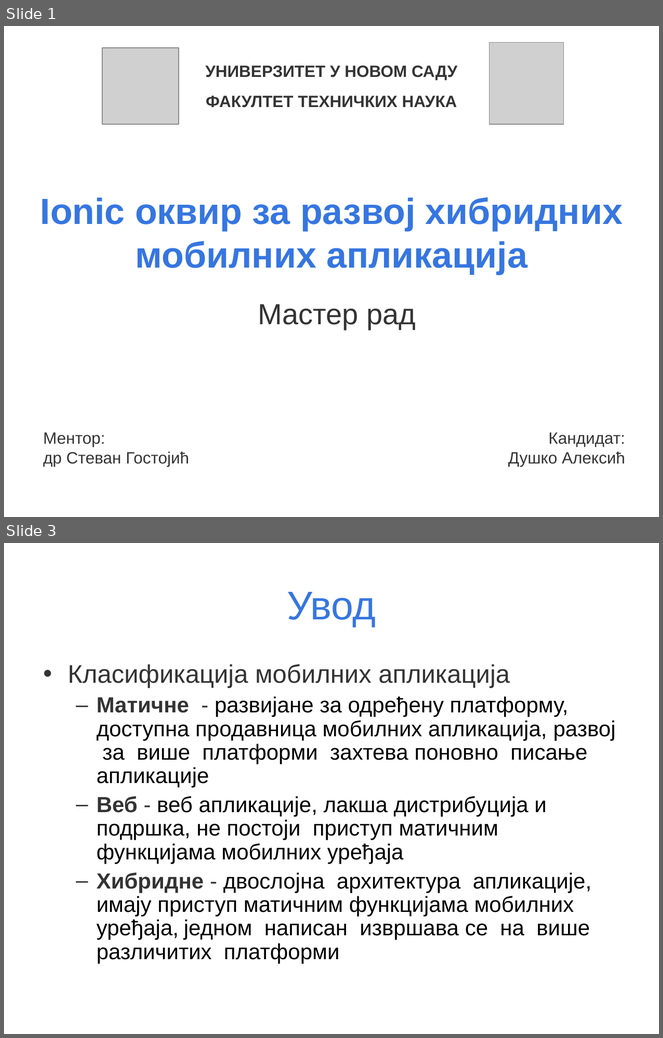
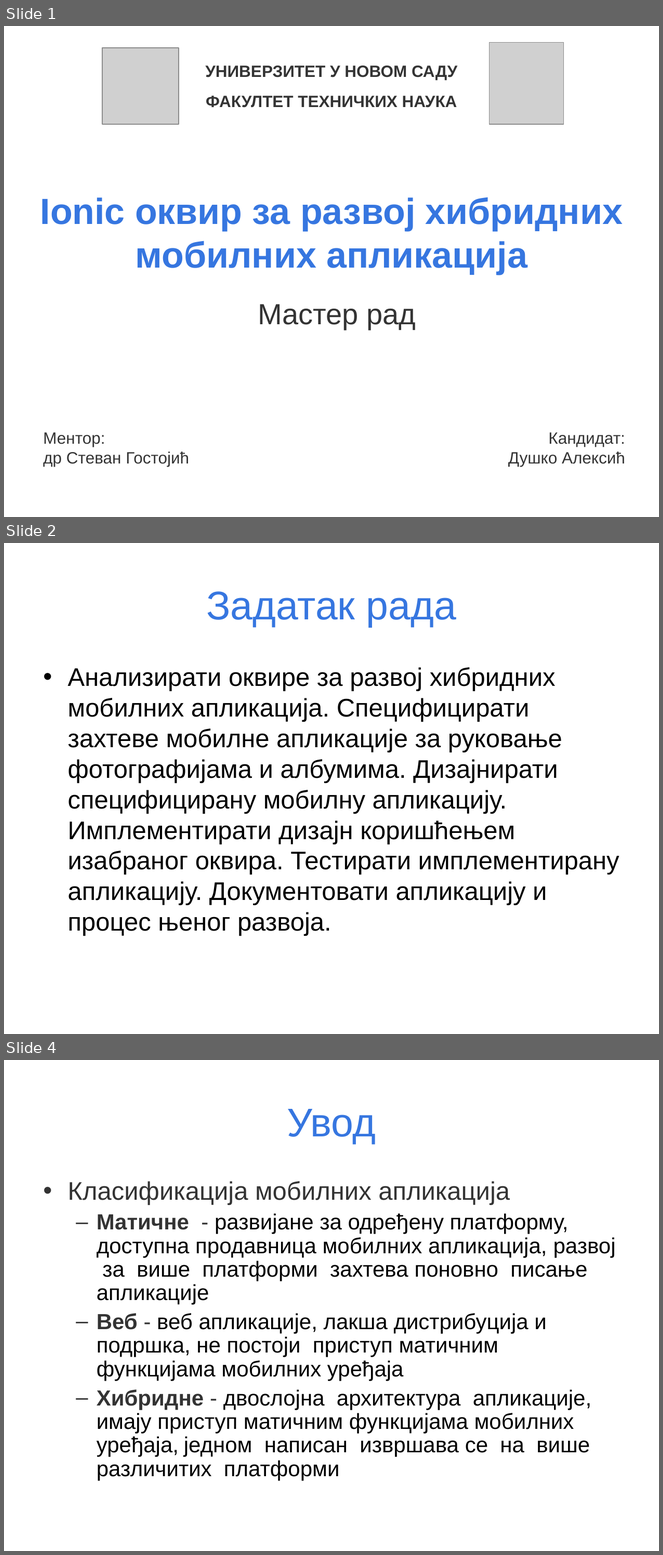
Before and after one commit to daleksic/master, a slide deck: prezentacija/Master rad-Dusko Aleksic.ppt. Shown one above the other, each under a label of ours: slides 1 and 3 before the commit, slides 1, 2 and 4 after it; the slides between them are not shown. The pictures are 663x1038 and 663x1555 pixels, drawn with LibreOffice and Linux fonts; fonts in the diff are those of the drawing; grey boxes stand for pictures. Boxes give left, top, right and bottom in pixels: in the first picture for what was removed or moved away, otherwise in the second. Text is boxed around its words. In the diff, an @@ line names an element or a change of style, - is before the commit and + after.

```diff
--- a/prezentacija/Master rad-Dusko Aleksic.ppt
+++ b/prezentacija/Master rad-Dusko Aleksic.ppt
@@ slide 2 added at (x1=4, y1=543, x2=659, y2=1034), background #FFFFFF @@
@@ title added at (x1=206, y1=591, x2=456, y2=627), 44 pt, text #3676E0 @@
+Задатак рада
@@ text added at (x1=68, y1=667, x2=620, y2=936), 28 pt, text #000000 @@
+• Анализирати оквире за развој хибридних мобилних апликација. Специфицирати захтеве мобилне апликације за руковање фотографијама и албумима. Дизајнирати специфицирану мобилну апликацију. Имплементирати дизајн коришћењем изабраног оквира. Тестирати имплементирану апликацију. Документовати апликацију и процес њеног развоја.
@@ what was slide 3 is now slide 4 @@
```
Also in this commit, not shown: 3 slides changed, 2 other slides added, 3 slides removed.
